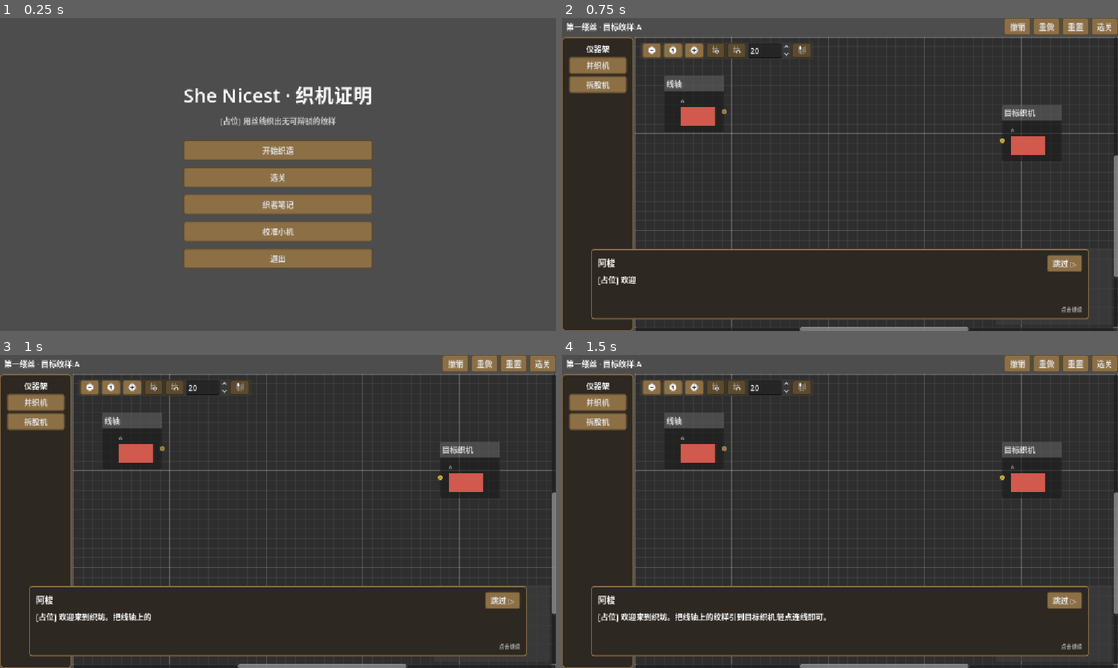
Above: before the commit, frames 1-4 (two rows, left to right).
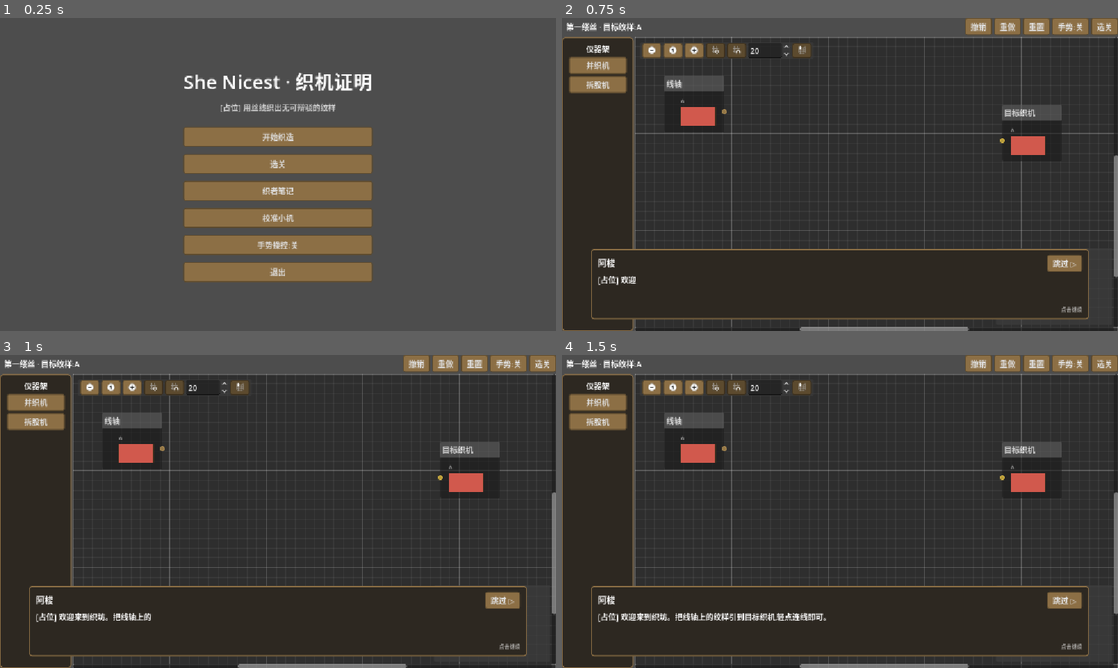
Above: after the commit, the same moments.

Repository: yiyuanli939/she-nicest-weave-the-truth
Game: Godot game, scene res://ui/main_menu.tscn
The game is run twice, just before and just after one commit, with the same random seed, the same clock (stepped at 60 frames per second) and the same inputs.
Inputs:
- Up to frame 1 (0.25 s): no input
- Up to frame 2 (0.75 s): click "开始织造" at 0.5 s
- Up to frame 3 (1 s): no input
- Up to frame 4 (1.5 s): click "撤销" at 1.25 s

The runs differ from the first frame. In frame 1, 14% of the frame differs, in the area x 33-67%, y 17-85%; in frame 2, 0.7%; in frame 3, 0.7%; in frame 4, 0.7%.

Commit message:
手势遥操模式(DL,可开关,整合进玩法): MediaPipe手势→虚拟光标(捏合=左键/握拳=右键)+小机跟手表情; 桥接消息路由; 双入口开关; teleop_smoke 9/9; 含上轮语音收尾(XiaoyiNeural). 全回归绿
Co-Authored-By: Claude Fable 5 <noreply@anthropic.com>
Claude-Session: https://claude.ai/code/session_01Mhexr4jc4UaYMkvFCfkY7v

Diff:
--- a/game/game.gd
+++ b/game/game.gd
@@ -8,6 +8,7 @@
 var notebook: NotebookCatalog
 var save: SaveManager
 var current: LevelDef = null
+var menu_greeted := false   # 每次开游戏只在主菜单问候一次
 
 
 func _ready() -> void:
--- /dev/null
+++ b/game/gesture_input.gd
@@ -0,0 +1,118 @@
+class_name GestureInput
+extends CanvasLayer
+## 手势 → 虚拟光标层(由 Robot autoload 持有,全场景生效)。
+## 吃 teleop 手部包:移动=合成 InputEventMouseMotion,捏合=左键按下/抬起,握拳=右键。
+## 走 Input.parse_input_event 注入,现有全部 UI(GraphEdit/按钮/编辑器)免改可用。
+
+const MARGIN := 0.08          # 画面边缘留白映射,手不用伸到摄像头边角
+const SMOOTH := 0.45          # EMA 系数(包到达时应用,~20Hz)
+const HIDE_AFTER_MS := 600    # 无手多久后隐藏光标并松开按键
+
+var clicks := 0               # 调试/冒烟计数:注入过多少次左键按下
+
+var _cursor: Control
+var _pos := Vector2.ZERO
+var _seen := false
+var _seen_at := 0
+var _pinch := false
+var _fist := false
+
+
+func _ready() -> void:
+	layer = 100
+	_cursor = _HandCursor.new()
+	_cursor.mouse_filter = Control.MOUSE_FILTER_IGNORE
+	_cursor.visible = false
+	add_child(_cursor)
+
+
+func on_hand(d: Dictionary) -> void:
+	if not d.get("seen", false):
+		_seen = false
+		return
+	var vp := _cursor.get_viewport_rect().size
+	var nx: float = clampf((float(d.get("x", 0.5)) - MARGIN) / (1.0 - 2 * MARGIN), 0.0, 1.0)
+	var ny: float = clampf((float(d.get("y", 0.5)) - MARGIN) / (1.0 - 2 * MARGIN), 0.0, 1.0)
+	var target := Vector2(nx * vp.x, ny * vp.y)
+	if not _seen:
+		_pos = target   # 手重新出现:跳过去,别从旧位置飘
+	_seen = true
+	_seen_at = Time.get_ticks_msec()
+	var old := _pos
+	_pos = _pos.lerp(target, SMOOTH)
+	_cursor.visible = true
+	_cursor.position = _pos - _cursor.size * 0.5
+
+	var motion := InputEventMouseMotion.new()
+	motion.position = _pos
+	motion.global_position = _pos
+	motion.relative = _pos - old
+	Input.parse_input_event(motion)
+
+	_edge(bool(d.get("pinch", false)), MOUSE_BUTTON_LEFT)
+	_edge_fist(bool(d.get("fist", false)))
+	_cursor.set_state(_pinch, _fist)
+
+
+func _edge(now_pressed: bool, _btn: int) -> void:
+	if now_pressed == _pinch:
+		return
+	_pinch = now_pressed
+	if now_pressed:
+		clicks += 1
+	_send_button(MOUSE_BUTTON_LEFT, now_pressed)
+
+
+func _edge_fist(now_fist: bool) -> void:
+	if now_fist == _fist:
+		return
+	_fist = now_fist
+	_send_button(MOUSE_BUTTON_RIGHT, now_fist)
+
+
+func _send_button(btn: int, pressed: bool) -> void:
+	var ev := InputEventMouseButton.new()
+	ev.button_index = btn
+	ev.pressed = pressed
+	ev.position = _pos
+	ev.global_position = _pos
+	Input.parse_input_event(ev)
+
+
+func _process(_delta: float) -> void:
+	# 超时没有"看到手"的包(手离开或 teleop 进程已停)→ 收光标
+	if _cursor.visible and Time.get_ticks_msec() - _seen_at > HIDE_AFTER_MS:
+		# 手离开:先松开一切按住的键,避免"幽灵拖拽"
+		if _pinch:
+			_pinch = false
+			_send_button(MOUSE_BUTTON_LEFT, false)
+		if _fist:
+			_fist = false
+			_send_button(MOUSE_BUTTON_RIGHT, false)
+		_cursor.visible = false
+
+
+## 手形光标:圆环,捏合实心变金,握拳变红
+class _HandCursor:
+	extends Control
+	var _pinch := false
+	var _fist := false
+
+	func _init() -> void:
+		size = Vector2(36, 36)
+
+	func set_state(p: bool, f: bool) -> void:
+		if p != _pinch or f != _fist:
+			_pinch = p
+			_fist = f
+			queue_redraw()
+
+	func _draw() -> void:
+		var c := size * 0.5
+		var col := Color(0.9, 0.76, 0.28) if _pinch else \
+				(Color(0.85, 0.3, 0.25) if _fist else Color(0.95, 0.92, 0.85))
+		draw_arc(c, 13.0, 0, TAU, 32, col, 3.0, true)
+		if _pinch:
+			draw_circle(c, 7.0, col)
+		else:
+			draw_circle(c, 2.5, col)
--- a/game/robot_link.gd
+++ b/game/robot_link.gd
@@ -11,6 +11,10 @@
 
 ## 机器人上行事件(pong / button / cal_done / cal_timeout / err),已解析为 Dictionary
 signal robot_event(data: Dictionary)
+## 手势遥操手部数据({seen,x,y,pinch,fist,gesture}),20Hz
+signal teleop_hand(data: Dictionary)
+## 遥操进程开/关状态变化
+signal teleop_state_changed(on: bool)
 
 var _ws := WebSocketPeer.new()
 var _state := WebSocketPeer.STATE_CLOSED
@@ -22,9 +26,21 @@
 var _pan := 90
 var _tilt := 90
 
+## 手势虚拟光标层(全场景生效)
+var gesture: GestureInput
+var _teleop_pid := -1
+
 
 func _ready() -> void:
+	gesture = GestureInput.new()
+	add_child(gesture)
+	teleop_hand.connect(gesture.on_hand)
 	_connect()
+
+
+func _notification(what: int) -> void:
+	if what == NOTIFICATION_WM_CLOSE_REQUEST or what == NOTIFICATION_EXIT_TREE:
+		teleop_stop()
 
 
 func _connect() -> void:
@@ -44,7 +60,10 @@
 			var msg := _ws.get_packet().get_string_from_utf8()
 			var parsed: Variant = JSON.parse_string(msg)
 			if parsed is Dictionary:
-				robot_event.emit(parsed)
+				if parsed.has("teleop"):
+					teleop_hand.emit(parsed.teleop)
+				else:
+					robot_event.emit(parsed)
 	elif s == WebSocketPeer.STATE_CLOSED:
 		if connected:
 			print("[Robot] 桥接断开,静默重试")
@@ -122,3 +141,32 @@
 
 func save_look_here() -> void:
 	send({cmd = "cal_set"})
+
+
+# ---- 手势遥操进程(可开关;见 docs/ROBOT_API.md) ----
+
+func teleop_running() -> bool:
+	return _teleop_pid > 0 and OS.is_process_running(_teleop_pid)
+
+
+func teleop_start(extra_args: PackedStringArray = []) -> bool:
+	if teleop_running():
+		return true
+	# mediapipe 在 mac 上要 py3.12 专用 venv(.venv-teleop);没有则退回通用 .venv
+	var py := ProjectSettings.globalize_path("res://hardware/.venv-teleop/bin/python")
+	if not FileAccess.file_exists(py):
+		py = ProjectSettings.globalize_path("res://hardware/.venv/bin/python")
+	var script := ProjectSettings.globalize_path("res://hardware/teleop/teleop.py")
+	var args := PackedStringArray([script])
+	args.append_array(extra_args)
+	_teleop_pid = OS.create_process(py, args)
+	var ok := teleop_running()
+	teleop_state_changed.emit(ok)
+	return ok
+
+
+func teleop_stop() -> void:
+	if _teleop_pid > 0 and OS.is_process_running(_teleop_pid):
+		OS.kill(_teleop_pid)
+	_teleop_pid = -1
+	teleop_state_changed.emit(false)
--- /dev/null
+++ b/tests/robot_ingame_smoke.gd
@@ -0,0 +1,82 @@
+extends SceneTree
+## 游戏内机器人联动冒烟(需桥接+实机在线,且已跑过 m3 全通存档):
+##   godot --path . --script res://tests/robot_ingame_smoke.gd
+## 验证:l16 入场对话行 robot_cue=panic 触发 → 已通关棋盘载入 celebrate →
+##       l03 接冲突线 encourage → cal_set 回 cal_done。退出码 = 失败数。
+
+var _fails := 0
+var _events: Array[Dictionary] = []
+
+
+func _initialize() -> void:
+	_run()
+
+
+func _check(cond: bool, msg: String) -> void:
+	if cond:
+		print("✓ ", msg)
+	else:
+		print("✗ ", msg)
+		_fails += 1
+
+
+func _wait(sec: float) -> void:
+	var end := Time.get_ticks_msec() + int(sec * 1000)
+	while Time.get_ticks_msec() < end:
+		await process_frame
+
+
+func _run() -> void:
+	await process_frame
+	await process_frame
+	var game := root.get_node("Game")
+	var robot := root.get_node("Robot")
+	var deadline := Time.get_ticks_msec() + 5000
+	while not robot.connected and Time.get_ticks_msec() < deadline:
+		await process_frame
+	if not robot.connected:
+		print("✗ 连不上桥接")
+		quit(1)
+		return
+	robot.robot_event.connect(func(d: Dictionary) -> void: _events.append(d))
+
+	# 1) l16:进关 → robot_cue_on_enter=panic + 对话首行(小机,cue=panic)
+	game.start_level(game.catalog.all_levels()[15])
+	await _wait(2.5)
+	var scene: LevelScene = current_scene
+	_check(scene != null and scene._dialogue.visible, "l16 入场对话显示(首行含 panic cue)")
+	scene._dialogue._finish()
+	_check(scene.session.is_solved(), "l16 已通关棋盘载入(恢复不应重复庆祝)")
+	await _wait(4.0)
+
+	# 2) l03:接一条冲突线 → encourage
+	game.start_level(game.catalog.all_levels()[2])
+	await _wait(1.5)
+	scene = current_scene
+	scene._dialogue._finish()
+	var board: ProofBoard = scene.find_children("*", "ProofBoard", true, false)[0]
+	var s := scene.session
+	board._on_connection_request("n%d" % s.assumption_ids[0], 0, "n%d" % s.goal_id, 0)
+	await _wait(1.0)
+	var conflict := false
+	for w in s.get_wires():
+		conflict = conflict or w.state == ProofSession.WireState.CONFLICT
+	_check(conflict, "l03 冲突线已出现(应已发 encourage)")
+	s.undo()
+	await _wait(3.0)
+
+	# 3) 校准:cal_set → cal_done 事件
+	robot.save_look_here()
+	await _wait(2.0)
+	var cal_done := false
+	for e in _events:
+		cal_done = cal_done or e.get("evt", "") == "cal_done"
+	_check(cal_done, "cal_set → 收到 cal_done(得 %d 条事件)" % _events.size())
+
+	robot.cue("idle")
+	robot.send({cmd = "gimbal", pan = 90, tilt = 90})
+	await _wait(0.5)
+	print("INGAME_SMOKE_FAILS=", _fails)
+	robot._ws.close()
+	await process_frame
+	quit(_fails)
--- /dev/null
+++ b/tests/teleop_smoke.gd
@@ -0,0 +1,76 @@
+extends SceneTree
+## 手势遥操整合冒烟(需桥接在跑;teleop 用 --test 合成手,无需摄像头):
+##   godot --path . --script res://tests/teleop_smoke.gd
+## 断言:teleop_hand 包到达 → 光标显示且移动 → 合成捏合注入左键(全屏探针接到点击)
+##       → teleop_stop 后进程退出、光标随手消失。退出码 = 失败数。
+
+var _fails := 0
+
+
+func _check(cond: bool, msg: String) -> void:
+	if cond:
+		print("✓ ", msg)
+	else:
+		print("✗ ", msg)
+		_fails += 1
+
+
+func _wait(sec: float) -> void:
+	var end := Time.get_ticks_msec() + int(sec * 1000)
+	while Time.get_ticks_msec() < end:
+		await process_frame
+
+
+func _initialize() -> void:
+	_run()
+
+
+func _run() -> void:
+	await process_frame
+	await process_frame
+	var robot := root.get_node("Robot")
+	var deadline := Time.get_ticks_msec() + 5000
+	while not robot.connected and Time.get_ticks_msec() < deadline:
+		await process_frame
+	if not robot.connected:
+		print("✗ 连不上桥接(先 node hardware/bridge/bridge.js)")
+		quit(1)
+		return
+
+	# 全屏探针:证明合成鼠标事件真的抵达 UI 层
+	var probe := Button.new()
+	probe.flat = true
+	probe.modulate.a = 0.05
+	probe.set_anchors_preset(Control.PRESET_FULL_RECT)
+	var probe_clicks := [0]
+	probe.pressed.connect(func() -> void: probe_clicks[0] += 1)
+	root.add_child(probe)
+
+	var packets := [0]
+	robot.teleop_hand.connect(func(_d: Dictionary) -> void: packets[0] += 1)
+
+	_check(robot.teleop_start(["--test", "--duration", "11"]), "teleop --test 进程启动")
+	await _wait(2.0)
+	var cursor_shown: bool = robot.gesture._cursor.visible
+	var p1: Vector2 = robot.gesture._cursor.position
+	await _wait(4.5)
+	var p2: Vector2 = robot.gesture._cursor.position
+	_check(packets[0] > 40, "手部包持续到达(收到 %d)" % packets[0])
+	_check(cursor_shown and robot.gesture._cursor.visible, "虚拟光标显示")
+	_check(p1.distance_to(p2) > 30.0, "光标随合成手移动(位移 %.0f px)" % p1.distance_to(p2))
+	_check(robot.gesture.clicks >= 1, "捏合注入左键(%d 次)" % robot.gesture.clicks)
+	_check(probe_clicks[0] >= 1, "点击真实抵达 UI 控件(探针 %d 次)" % probe_clicks[0])
+
+	robot.teleop_stop()
+	await _wait(1.5)
+	_check(not robot.teleop_running(), "关闭后进程已退出")
+	var n0: int = packets[0]
+	await _wait(1.5)
+	_check(packets[0] == n0, "关闭后不再有手部包")
+	_check(not robot.gesture._cursor.visible, "光标已隐藏")
+
+	robot.send({cmd = "gimbal", pan = 90, tilt = 90})
+	print("TELEOP_SMOKE_FAILS=", _fails)
+	robot._ws.close()
+	await process_frame
+	quit(_fails)
--- a/ui/level_scene.gd
+++ b/ui/level_scene.gd
@@ -17,6 +17,7 @@
 var _pin_target := Vector2i(-1, -1)   # (node_id, out_port) 正在编辑的假设口
 var _fresh_state: Dictionary = {}     # setup 刚完成的快照,重置用
 var _idle_sec := 0.0                  # 发呆计时 → 小机出声引导
+var _restoring := false               # 载入旧棋盘触发的 proof_completed 不算新胜利
 
 const IDLE_HINT_SEC := 45.0
 
@@ -54,7 +55,9 @@
 	if lv != null:
 		var saved: Dictionary = _game.save.board_state(lv.id)
 		if not saved.is_empty():
+			_restoring = true
 			session.load_state(saved)
+			_restoring = false
 			_board.apply_positions()
 		_dialogue.play(lv.intro_dialogue)
 		if lv.robot_cue_on_enter != "":
@@ -82,6 +85,18 @@
 		b.pressed.connect(pair[1])
 		hud.add_child(b)
 	if _game != null:
+		var robot := get_node("/root/Robot")
+		var tele := Button.new()
+		var sync_tele := func() -> void:
+			tele.text = "手势:开" if robot.teleop_running() else "手势:关"
+		tele.pressed.connect(func() -> void:
+			if robot.teleop_running():
+				robot.teleop_stop()
+			elif robot.connected:
+				robot.teleop_start())
+		robot.teleop_state_changed.connect(func(_on: bool) -> void: sync_tele.call())
+		sync_tele.call()
+		hud.add_child(tele)
 		_next_btn = Button.new()
 		_next_btn.text = "下一关 ▶"
 		_next_btn.visible = false
@@ -190,13 +205,15 @@
 
 func _on_win() -> void:
 	_status.text = "织成了!  "
+	if _next_btn != null and _game != null and _game.next_level() != null:
+		_next_btn.visible = true
+	if _restoring:
+		return   # 只是恢复旧棋盘:不闪光、不叫小机、不重复记档
 	var tw := create_tween()
 	tw.tween_property(_win_flash, "color:a", 0.35, 0.25)
 	tw.tween_property(_win_flash, "color:a", 0.0, 0.9)
 	if _game != null:
 		_game.notify_solved(session.save_state())
-		if _next_btn != null and _game.next_level() != null:
-			_next_btn.visible = true
 
 
 func _on_next() -> void:
--- a/ui/main_menu.gd
+++ b/ui/main_menu.gd
@@ -34,12 +34,36 @@
 		_notebook_ui.open(game.notebook, game.save.notebook))
 	_add_btn(box, "校准小机", func() -> void:
 		_cal_ui.open(get_node("/root/Robot")))
-	_add_btn(box, "退出", get_tree().quit)
+	var robot := get_node("/root/Robot")
+	var tele := Button.new()
+	tele.custom_minimum_size = Vector2(240, 42)
+	var sync_tele := func() -> void:
+		tele.text = "手势操控:开" if robot.teleop_running() else "手势操控:关"
+	tele.pressed.connect(func() -> void:
+		if robot.teleop_running():
+			robot.teleop_stop()
+		elif not robot.connected:
+			tele.text = "先启动桥接(hardware/bridge)"
+		else:
+			robot.teleop_start())
+	robot.teleop_state_changed.connect(func(_on: bool) -> void: sync_tele.call())
+	sync_tele.call()
+	box.add_child(tele)
+	_add_btn(box, "退出", func() -> void:
+		get_node("/root/Robot").cue("sleep")   # 小机道晚安
+		await get_tree().create_timer(0.2).timeout
+		get_tree().quit())
 
 	_notebook_ui = NotebookUI.new()
 	add_child(_notebook_ui)
 	_cal_ui = RobotCalUI.new()
 	add_child(_cal_ui)
+
+	if not game.menu_greeted:
+		game.menu_greeted = true
+		# 稍等 WebSocket 连上桥接再问候(连不上则静默)
+		get_tree().create_timer(1.2).timeout.connect(func() -> void:
+			game.robot_cue("greet"))
 
 
 func _add_btn(box: VBoxContainer, label: String, cb: Callable) -> void:
Not shown, added: game/gesture_input.gd.uid
Not shown, added: tests/robot_ingame_smoke.gd.uid
Binary file changed: tests/screenshots/m1_conflict.png
Binary file changed: tests/screenshots/m1_solved.png
Binary file changed: tests/screenshots/m2_explosion.png
Binary file changed: tests/screenshots/m2_imp_nested.png
Binary file changed: tests/screenshots/m2_or_commute.png
Binary file changed: tests/screenshots/m3_l03_restored.png
Binary file changed: tests/screenshots/m3_l08_board.png
Binary file changed: tests/screenshots/m3_l16_dialogue.png
Binary file changed: tests/screenshots/m3_menu.png
Binary file changed: tests/screenshots/m3_notebook.png
(and 13 more such lines)
